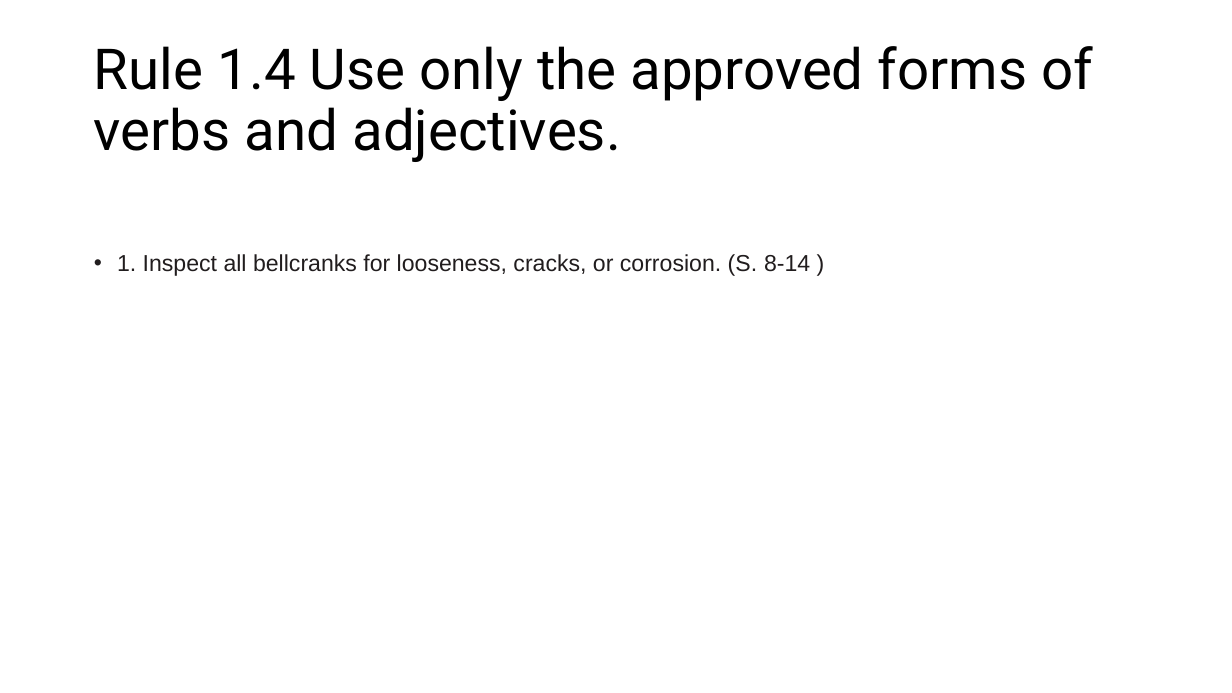
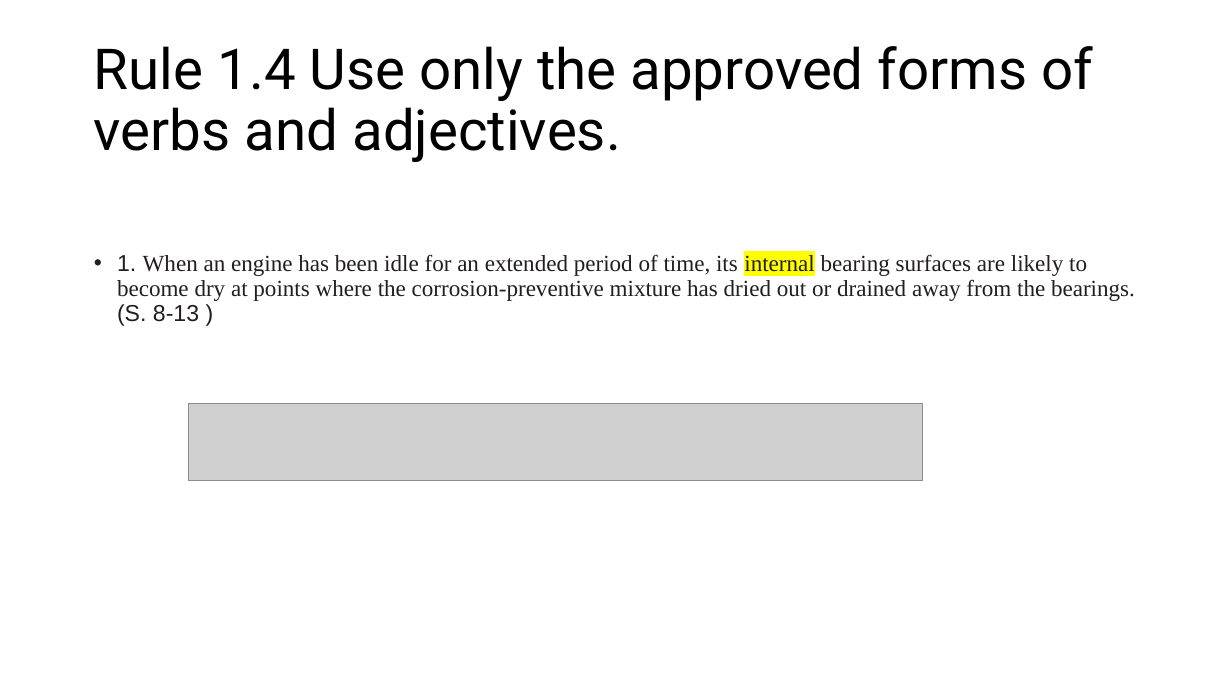
Before and after one commit to Maltrix147/Studium, a slide deck: slide 4 of Semester_4/simplified_English/Regeln_Malte_Hermann.pptx (slide 5 before the commit). Drawn at 1232x693 pixels with LibreOffice and Linux fonts; fonts in the diff are those of the drawing; grey boxes stand for pictures. Boxes give left, top, right and bottom in pixels: in the first picture for what was removed or moved away, otherwise in the second. Text is boxed around its words. In the diff, an @@ line names an element or a change of style, - is before the commit and + after.

```diff
--- a/Semester_4/simplified_English/Regeln_Malte_Hermann.pptx
+++ b/Semester_4/simplified_English/Regeln_Malte_Hermann.pptx
@@ text at box(117, 254, 1135, 326): text changed; font Arial to Times New Roman; text colour #211D1E to #221E1F @@
-• 1. Inspect all bellcranks for looseness, cracks, or corrosion. (S. 8-14 )
+• 1. When an engine has been idle for an extended period of time, its internal bearing surfaces are likely to become dry at points where the corrosion-preventive mixture has dried out or drained away from the bearings. (S. 8-13 )
@@ picture added at box(189, 403, 923, 480) @@
```
Also in this commit, not shown: 7 other slides changed, 6 slides added, 1 slide removed, 3 other files.
